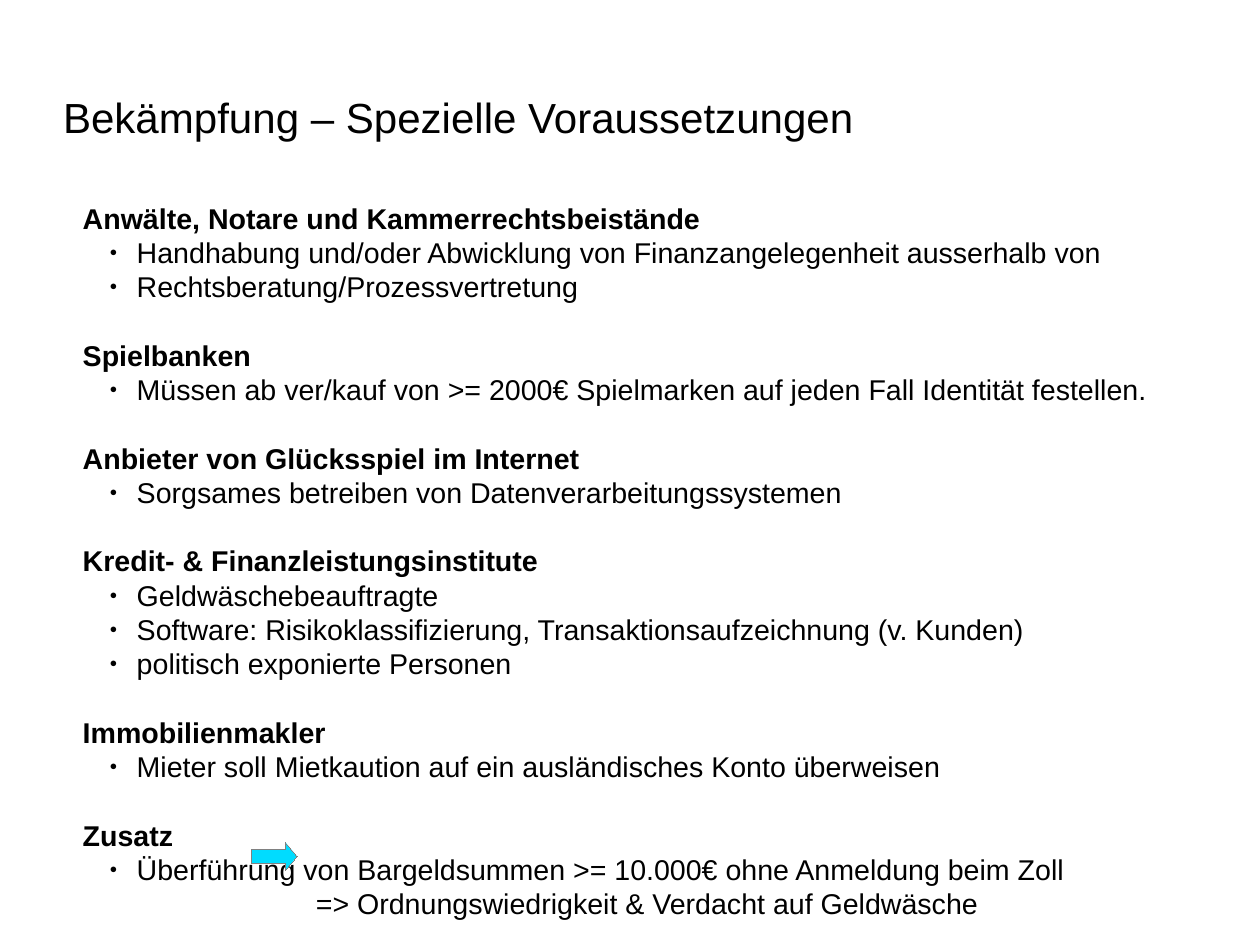
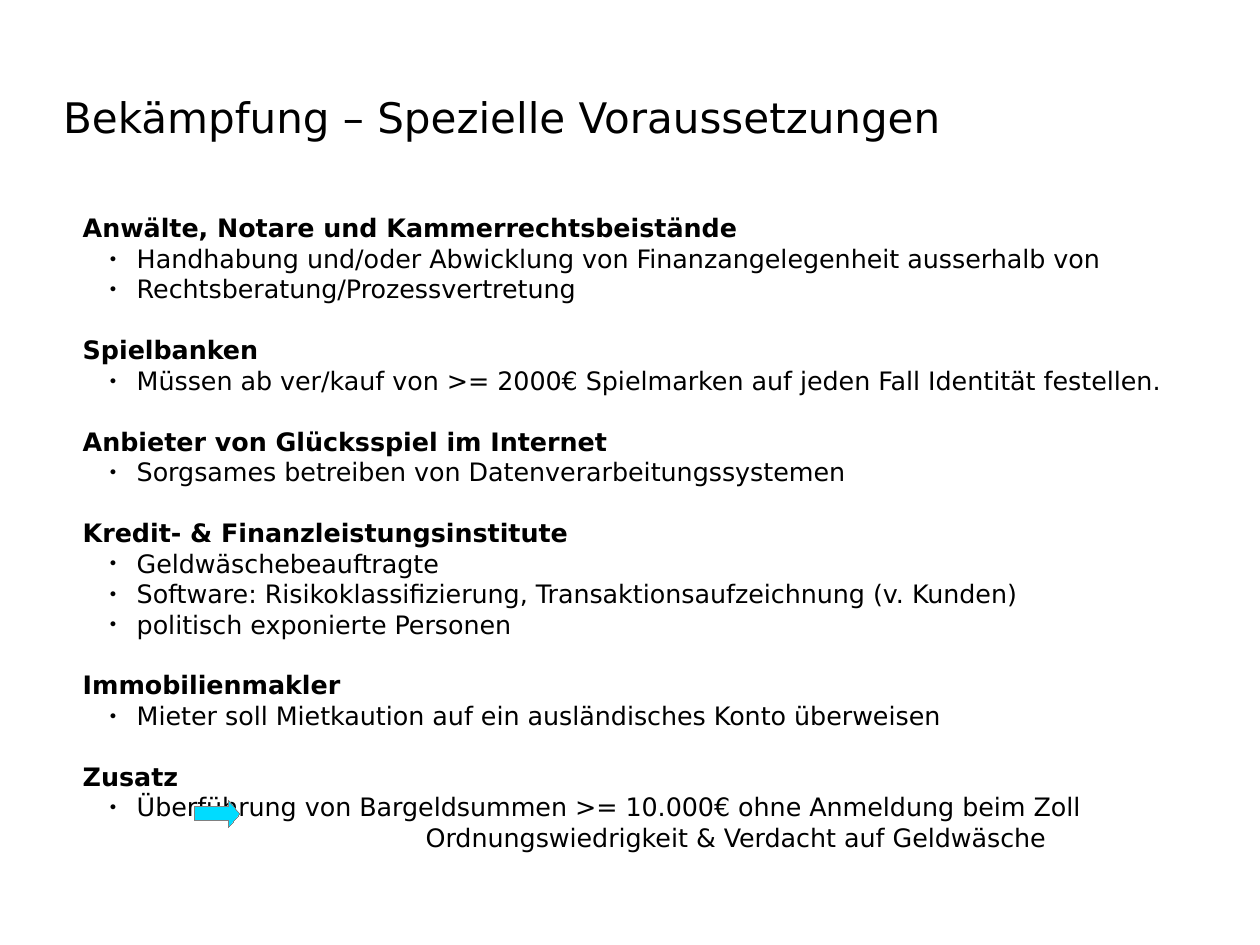
Before and after one commit to BlurryRoots/BW1, a slide deck: slide 4 of presentation/presentation.odp. Drawn at 1260x945 pixels with LibreOffice and Linux fonts; fonts in the diff are those of the drawing; background and template pictures are left out. Boxes give left, top, right and bottom in pixels: in the first picture for what was removed or moved away, otherwise in the second. Text is boxed around its words. In the diff, an @@ line names an element or a change of style, - is before the commit and + after.

Commit message:
changed: fixed font to be platform independent changed: fixed font size to fit all text on slides changed: some minor spelling issues and some points in my part of the presentation

```diff
--- a/presentation/presentation.odp
+++ b/presentation/presentation.odp
@@ title "Bekämpfung – Spezielle Voraussetzungen" at (63, 101, 941, 142): font Arial to DejaVu Sans @@
@@ text "Anwälte, Notare und Kammerrechtsbeistände": place and size @@
-text "Anwälte, Notare und Kammerrechtsbeistände" at (83, 208, 1146, 886)
+text "Anwälte, Notare und Kammerrechtsbeistände" at (83, 217, 1161, 853)
@@ text at (83, 217, 1161, 822): size 18 to 16 pt, font Arial to DejaVu Sans @@
@@ right arrow: place and size @@
-right arrow at (252, 843, 297, 870)
+right arrow at (194, 800, 240, 828)
@@ text at (426, 827, 1046, 853): text changed; size 18 to 16 pt; font Arial to DejaVu Sans @@
-=> Ordnungswiedrigkeit & Verdacht auf Geldwäsche
+Ordnungswiedrigkeit & Verdacht auf Geldwäsche
```
Also in this commit, not shown: 5 other slides changed, 1 slide added, 1 slide removed.
